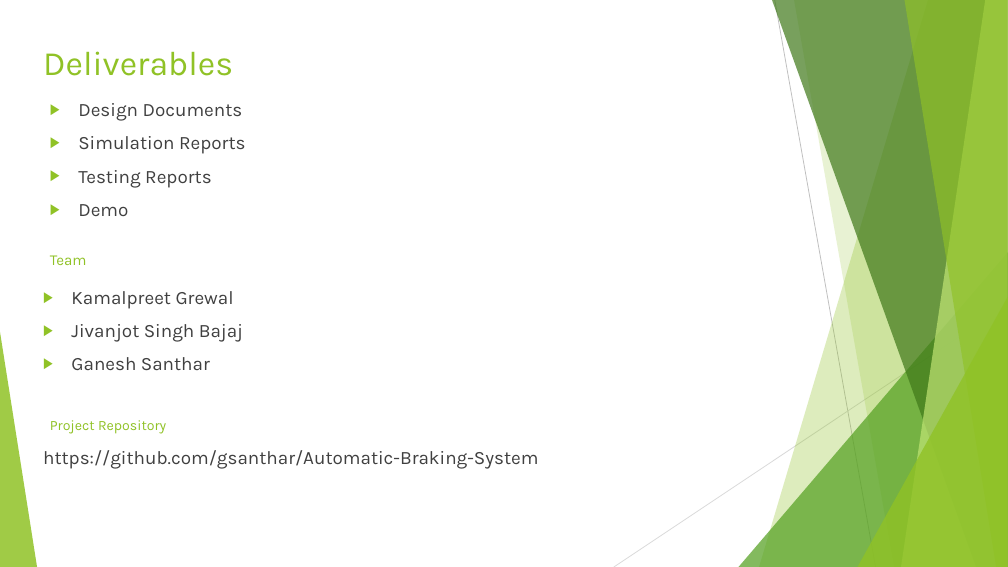
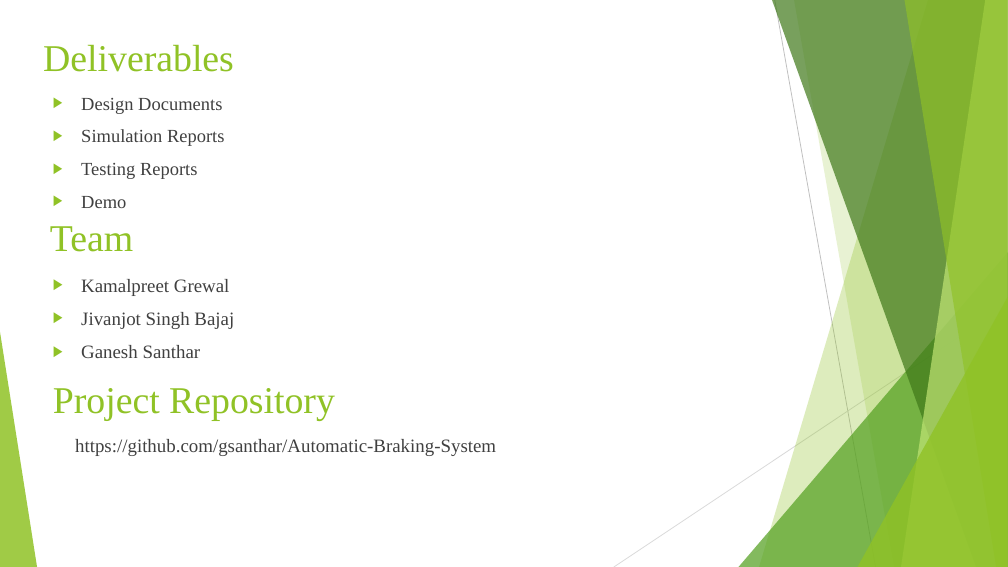
Before and after one commit to BusAI-Self-Driving-Car/Automatic-Braking-System, a slide deck: slide 9 of Project-Proposal/Automatic Braking System.pptx. Drawn at 1008x567 pixels with LibreOffice and Linux fonts; fonts in the diff are those of the drawing. Boxes give left, top, right and bottom in pixels: in the first picture for what was removed or moved away, otherwise in the second. Text is boxed around its words. In the diff, an @@ line names an element or a change of style, - is before the commit and + after.

```diff
--- a/Project-Proposal/Automatic Braking System.pptx
+++ b/Project-Proposal/Automatic Braking System.pptx
@@ title "Deliverables": place and size @@
-title "Deliverables" at (43,51,233,76)
+title "Deliverables" at (43,44,234,72)
@@ title "Deliverables" at (43,44,234,72): size 32.4 to 36 pt, font Karla to Times New Roman @@
@@ text "Design Documents" at (81,98,225,208): size 18 to 17.6 pt, font Karla to Times New Roman @@
@@ text "Team": place and size @@
-text "Team" at (50,255,87,265)
+text "Team" at (50,226,133,252)
@@ text "Team" at (50,226,133,252): size 14.4 to 36 pt, font Karla to Times New Roman @@
@@ text "Kamalpreet Grewal" at (81,279,234,358): font Karla to Times New Roman @@
@@ text "Kamalpreet Grewal": place and size @@
-text "Kamalpreet Grewal" at (71,291,243,370)
+text "Kamalpreet Grewal" at (81,279,234,358)
@@ text "Project Repository": place and size @@
-text "Project Repository" at (50,420,166,434)
+text "Project Repository" at (53,388,335,421)
@@ text "Project Repository" at (53,388,335,421): size 13.5 to 36 pt, font Karla to Times New Roman @@
@@ text "https://github.com/gsanthar/Automatic-Braking-System": place and size @@
-text "https://github.com/gsanthar/Automatic-Braking-System" at (43,450,538,469)
+text "https://github.com/gsanthar/Automatic-Braking-System" at (75,439,496,456)
@@ text "https://github.com/gsanthar/Automatic-Braking-System" at (75,439,496,456): font Karla to Times New Roman @@
```
Also in this commit, not shown: 8 other slides changed.
